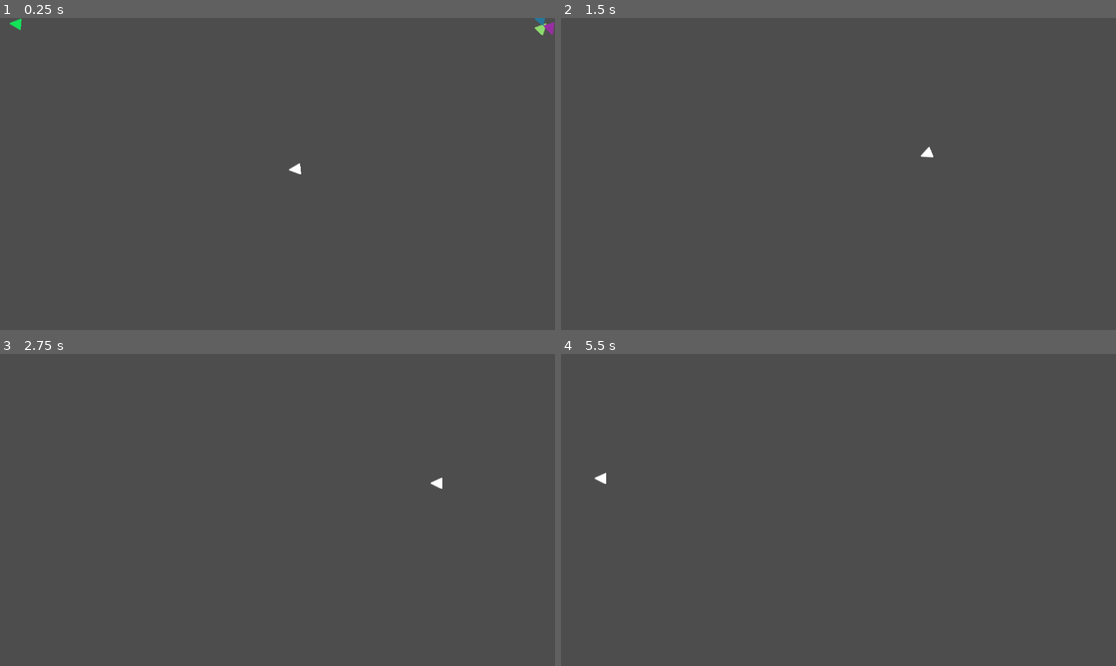
Above: before the commit, frames 1-4 (two rows, left to right).
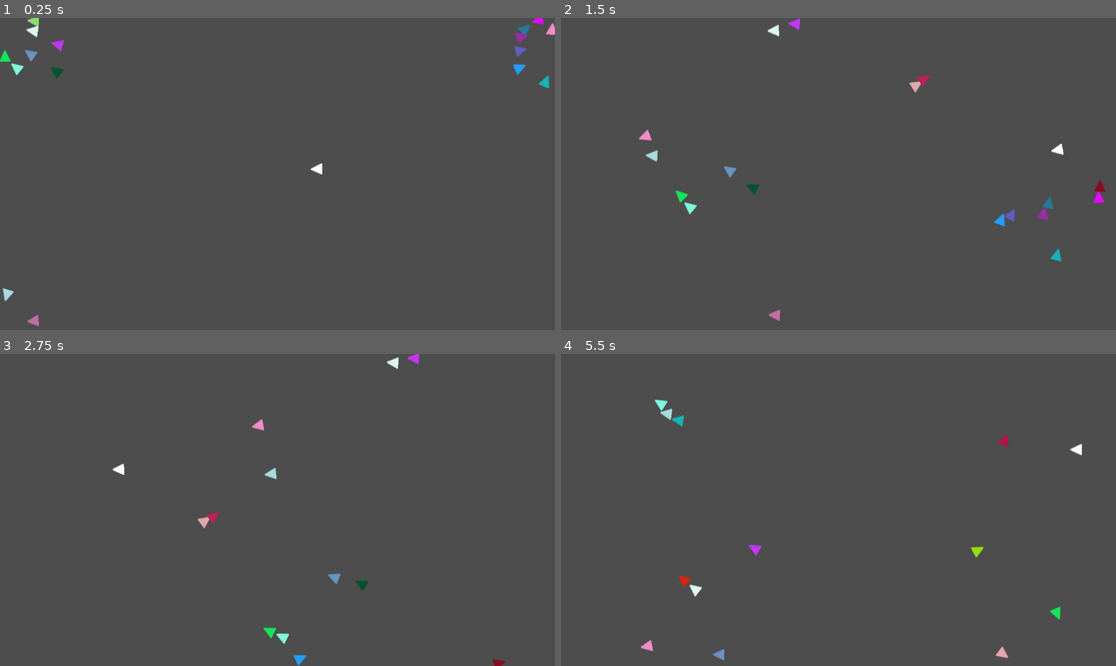
Above: after the commit, the same moments.

Repository: Jesuscanwalk/Under-da-sea
Game: Godot game, scene res://Fish/test2.tscn
The game is run twice, just before and just after one commit, with the same random seed, the same clock (stepped at 60 frames per second) and the same inputs. The project has no main scene, so this scene is started directly.
Inputs:
- Up to frame 1 (0.25 s): no input
- Up to frame 2 (1.5 s): hold D (right) 0.53-1.28 s; hold S (down) from 1.28 s (still down)
- Up to frame 3 (2.75 s): release S (down) at 2.03 s; hold D (right) from 2.03 s (still down)
- Up to frame 4 (5.5 s): release D (right) at 2.78 s; hold W (up) 2.78-3.53 s; hold A (left) 3.53-5.03 s; hold S (down) from 5.03 s (still down)

The runs differ from the first frame. In frame 1, 1.0% of the frame differs, in the area x 0-100%, y 0-99%; in frame 2, 1.0%, in the area x 14-99%, y 0-98%; in frame 3, 0.7%; in frame 4, 0.7%.

Commit message:
# change and speed change

Diff:
--- a/under-da-sea/Fish/fish.gd
+++ b/under-da-sea/Fish/fish.gd
@@ -4,7 +4,7 @@
 var FishISee := []
 var max_speed = 10
 var vel := Vector2.ZERO
-var speed := 2.0
+var speed := 5.0
 @onready var screensize = get_viewport_rect().size
 var movv := 48
 var direction = Vector2(0, 1)
--- a/under-da-sea/Fish/test2.tscn
+++ b/under-da-sea/Fish/test2.tscn
@@ -5,7 +5,7 @@
 
 [node name="Test" type="Node2D"]
 script = ExtResource("1_sggbb")
-num = 10
+num = 30
 
 [node name="Timer" type="Timer" parent="."]
 
